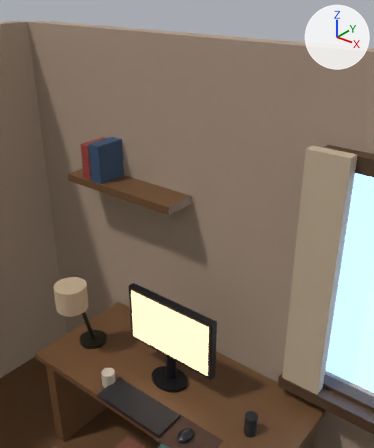
What one commit did to the Blender file Blender/CozyDeskRoom/cozydeskroom.blend.
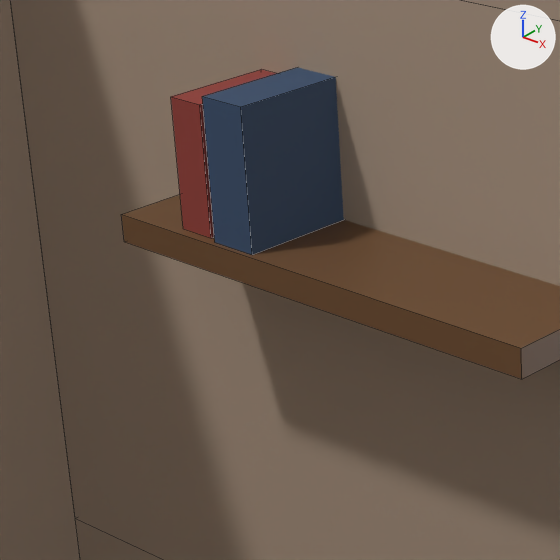
Each version appears first from a 50 mm camera at (1.259, -0.31, 3.006) aimed at (-0.623, 2.042, 1.547), and next in a close-up on the part from 10% to 48% of the width and 27% to 58% of the height. Arrows for +X, +Y and +Z are at upper right; the lights stay in place. The last two pictures show the newer version. The close-ups show mesh edges as thin lines.

The older version as bpy lines, for what is in view:
```python
me_backwalltop_mesh = bpy.data.meshes.new('BackWallTop_Mesh')
me_backwalltop_mesh.from_pydata(...)  # a box spanning x -1.0..1.0, y -1.0..1.0, z -1.0..1.0
me_backwalltop_mesh.materials.append(mat_wallplaster_material_001)  # beige #ad9986
me_book1_mesh = bpy.data.meshes.new('Book1_Mesh')
me_book1_mesh.from_pydata(...)  # a box spanning x -1.0..1.0, y -1.0..1.0, z -1.0..1.0
me_book1_mesh.materials.append(mat_book1_material)  # red #953f38
me_shelf_mesh = bpy.data.meshes.new('Shelf_Mesh')
me_shelf_mesh.from_pydata(...)  # a box spanning x -1.0..1.0, y -1.0..1.0, z -1.0..1.0
me_shelf_mesh.materials.append(mat_shelf_material)  # brown #6f5035
ob_backwalltop = bpy.data.objects.new('BackWallTop', me_backwalltop_mesh)
ob_backwalltop.location = (0.0, 2.06, 2.45)
ob_backwalltop.scale = (2.0, 0.06, 0.25)
ob_book1 = bpy.data.objects.new('Book1', me_book1_mesh)
ob_book1.location = (-1.28, 1.9, 1.89)
ob_book1.scale = (0.035, 0.1, 0.115)
ob_shelf = bpy.data.objects.new('Shelf', me_shelf_mesh)
ob_shelf.location = (-1.0, 1.9, 1.75)
ob_shelf.scale = (0.45, 0.12, 0.025)
# also in view: 'BackWallLeft' at (-0.85, 2.06, 1.55); 'Book2' at (-1.18, 1.9, 1.9); 'LeftWall' at (-2.06, 0.0, 1.35); 'BackWallBottom' at (0.0, 2.06, 0.45)
```
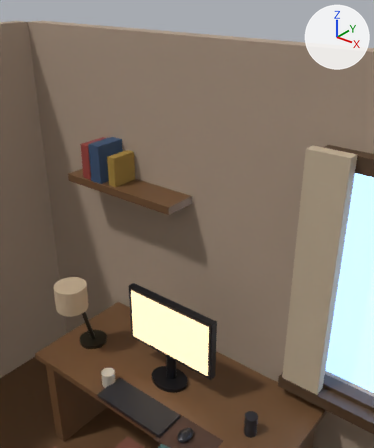
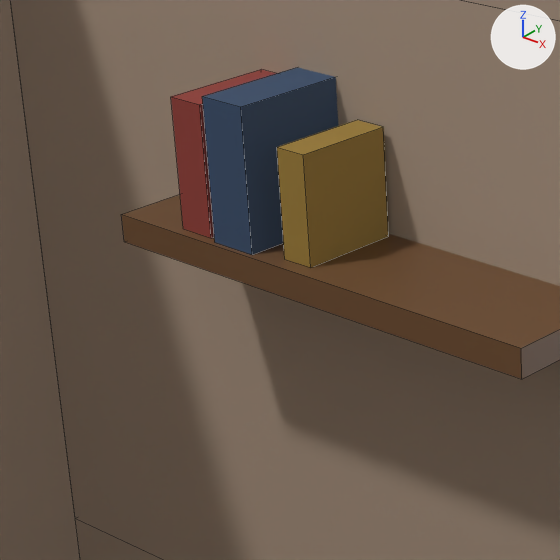
Edits to the scene script, one JSON object a line:
```json
{"op": "add", "block": "mat_book3_material", "code": ["mat_book3_material = principled_material('Book3_Material')", "mat_book3_material.base_color = (0.35, 0.22, 0.04)  # yellow #a08138", "mat_book3_material.roughness = 0.8"]}
{"op": "add", "block": "me_book3_mesh", "code": ["me_book3_mesh = bpy.data.meshes.new('Book3_Mesh')", "me_book3_mesh.from_pydata(...)  # a box spanning x -1.0..1.0, y -1.0..1.0, z -1.0..1.0", "me_book3_mesh.materials.append(mat_book3_material)  # yellow #a08138"]}
{"op": "add", "block": "ob_book3", "code": ["ob_book3 = bpy.data.objects.new('Book3', me_book3_mesh)", "ob_book3.location = (-1.05, 1.9, 1.87)", "ob_book3.scale = (0.03, 0.09, 0.095)"]}
```

Changed parts and their boxes [x1, y1, x2, y2] in the close-ups (560 x 560 px):
```json
{"object": "Book3", "change": "added", "after": [277, 120, 388, 268]}
```
